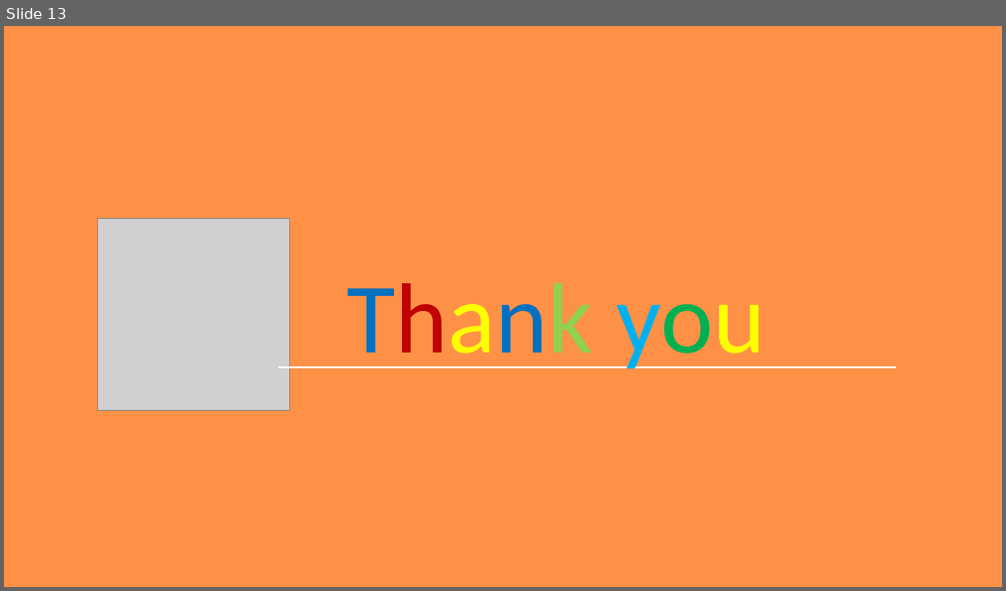
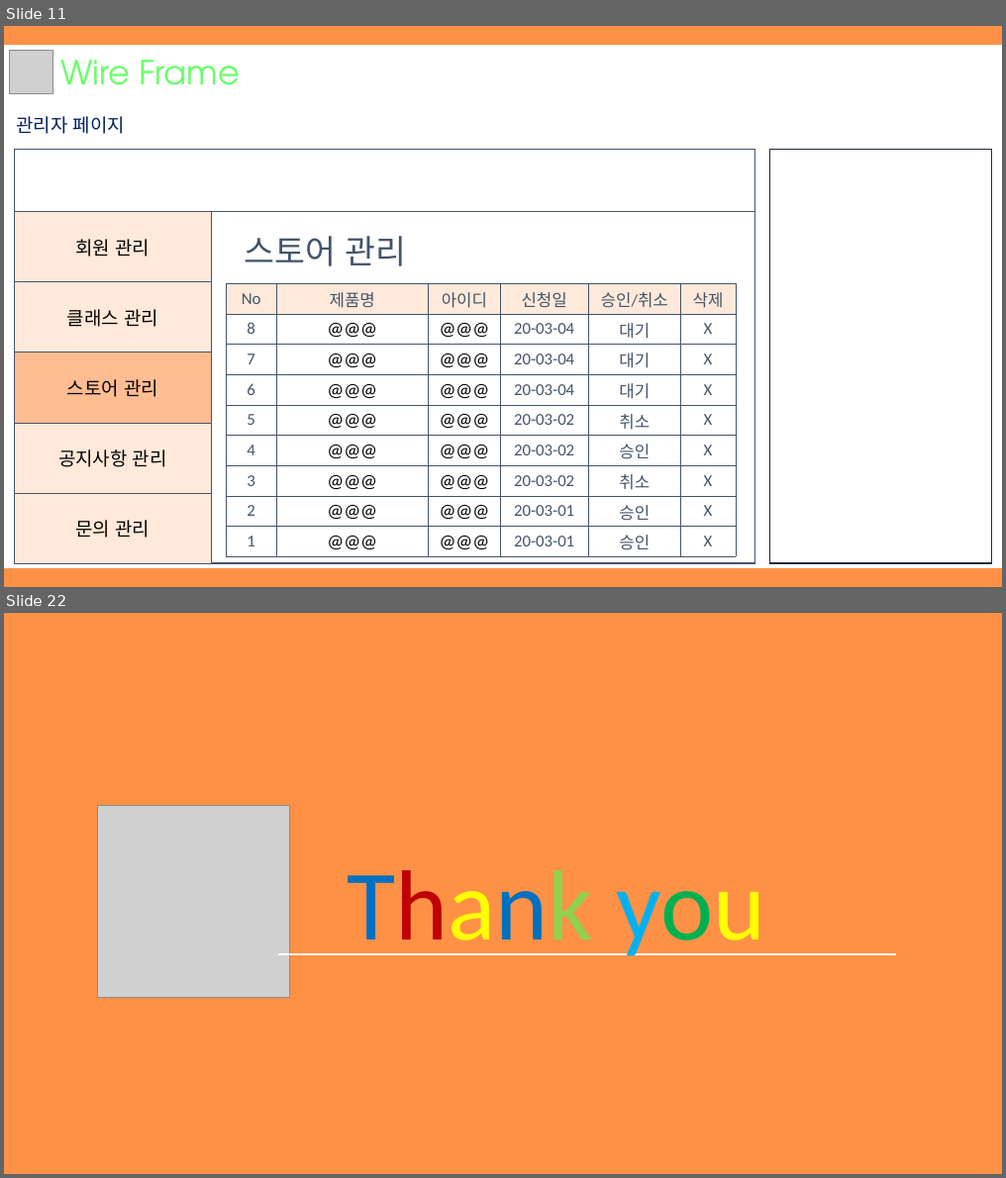
Before and after one commit to hhsw07/ezen-academy-projects, a slide deck: WebContent/발표자료/1차/3조 원데이클래스.pptx. Shown one above the other, each under a label of ours: slide 13 before the commit, slides 11 and 22 after it; the slides between them are not shown. The pictures are 1006x591 and 1006x1178 pixels, drawn with LibreOffice and Linux fonts; fonts in the diff are those of the drawing; grey boxes stand for pictures. Boxes give left, top, right and bottom in pixels: in the first picture for what was removed or moved away, otherwise in the second. Text is boxed around its words. In the diff, an @@ line names an element or a change of style, - is before the commit and + after.

```diff
--- a/WebContent/발표자료/1차/3조 원데이클래스.pptx
+++ b/WebContent/발표자료/1차/3조 원데이클래스.pptx
@@ slide 11 added at bbox=[4, 26, 1002, 587], background #FF9147 @@
@@ rectangle added at bbox=[4, 46, 1002, 568], fill #FFFFFF, outline #FFFFFF 1 pt @@
@@ picture added at bbox=[9, 50, 54, 94] @@
@@ text added at bbox=[60, 60, 240, 85], 32 pt, text #66FF66 @@
+Wire Frame
@@ text added at bbox=[16, 116, 125, 134], 18 pt, text #002060 @@
+관리자 페이지
@@ rectangle added at bbox=[15, 150, 754, 564], fill #FFFFFF, outline #44546A 1 pt @@
@@ rectangle added at bbox=[770, 150, 991, 564], fill #FFFFFF, outline #222A35 1 pt @@
@@ line added from (15, 212) to (754, 212), #44546A 0.5 pt @@
@@ table added at bbox=[15, 212, 211, 564], 5 rows, 1 columns @@
+회원 관리
+클래스 관리
+스토어 관리
+공지사항 관리
+문의 관리
@@ line added from (211, 212) to (211, 564), #44546A 0.5 pt @@
@@ text added at bbox=[245, 236, 407, 267], 32 pt, text #44546A @@
+스토어 관리
@@ table added at bbox=[227, 283, 736, 557], 9 rows, 6 columns @@
+No | 제품명 | 아이디 | 신청일 | 승인/취소 | 삭제
+8 | @@@ | @@@ | 20-03-04 | 대기 | X
+7 | @@@ | @@@ | 20-03-04 | 대기 | X
+6 | @@@ | @@@ | 20-03-04 | 대기 | X
+5 | @@@ | @@@ | 20-03-02 | 취소 | X
+4 | @@@ | @@@ | 20-03-02 | 승인 | X
+3 | @@@ | @@@ | 20-03-02 | 취소 | X
+2 | @@@ | @@@ | 20-03-01 | 승인 | X
+1 | @@@ | @@@ | 20-03-01 | 승인 | X
@@ what was slide 13 is now slide 22 @@
```
Also in this commit, not shown: 8 other slides added.
